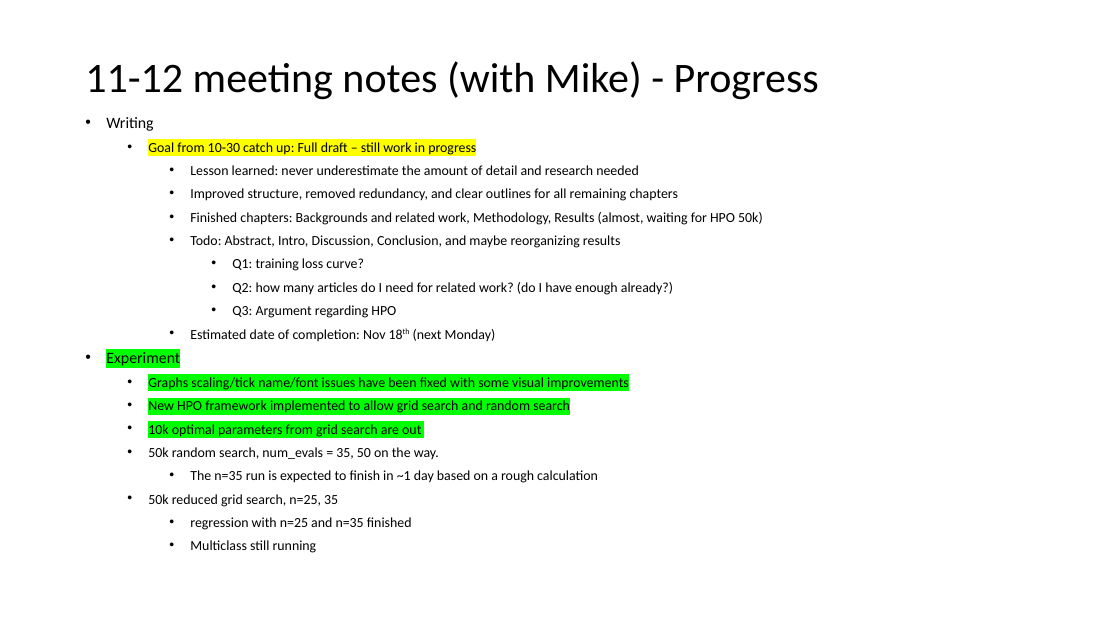
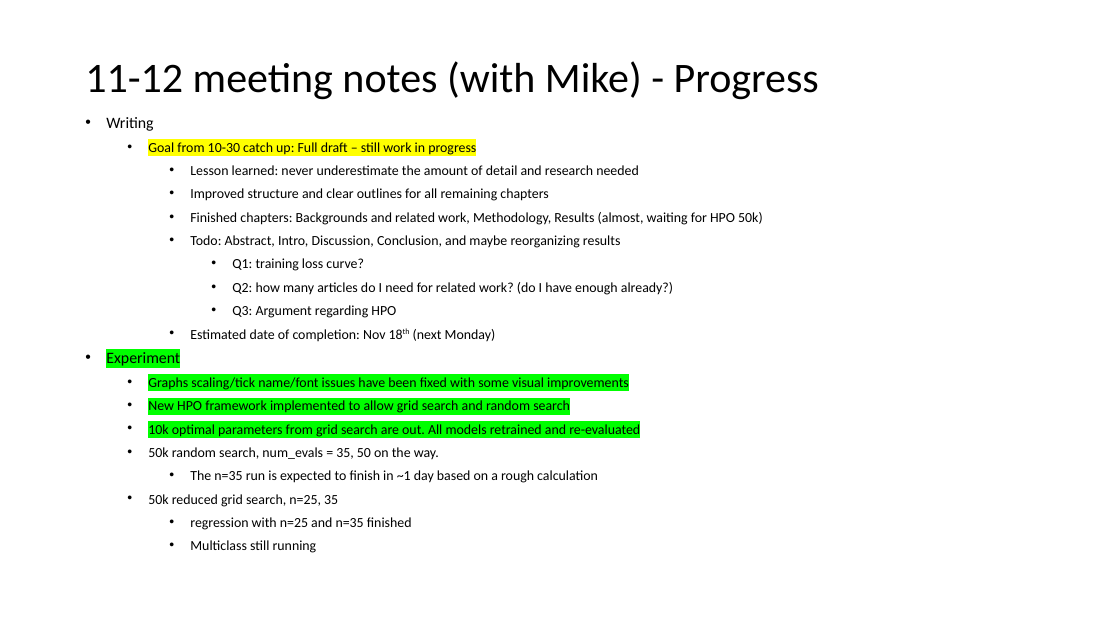
Before and after one commit to penguin9360/master_thesis, a slide deck: slide 13 of experiment/Thesis progress.pptx. Drawn at 1120x630 pixels with LibreOffice and Linux fonts; fonts in the diff are those of the drawing. Boxes give left, top, right and bottom in pixels: in the first picture for what was removed or moved away, otherwise in the second. Text is boxed around its words. In the diff, an @@ line names an element or a change of style, - is before the commit and + after.

```diff
--- a/experiment/Thesis progress.pptx
+++ b/experiment/Thesis progress.pptx
@@ text at <box>190,188,548,201</box>: text changed @@
-        • Improved structure, removed redundancy, and clear outlines for all remaining chapters
+        • Improved structure and clear outlines for all remaining chapters
@@ text at <box>148,424,640,437</box>: text changed @@
-      • 10k optimal parameters from grid search are out
+      • 10k optimal parameters from grid search are out. All models retrained and re-evaluated
```
Also in this commit, not shown: 2 other slides changed, 2 other files.
